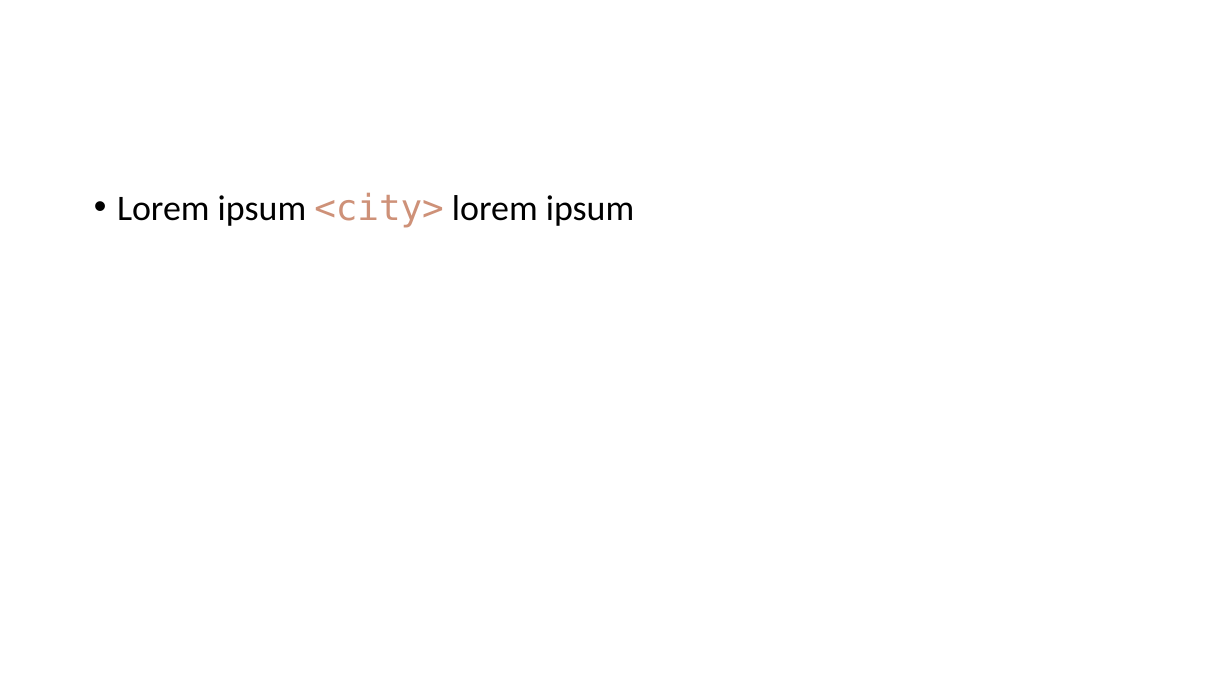
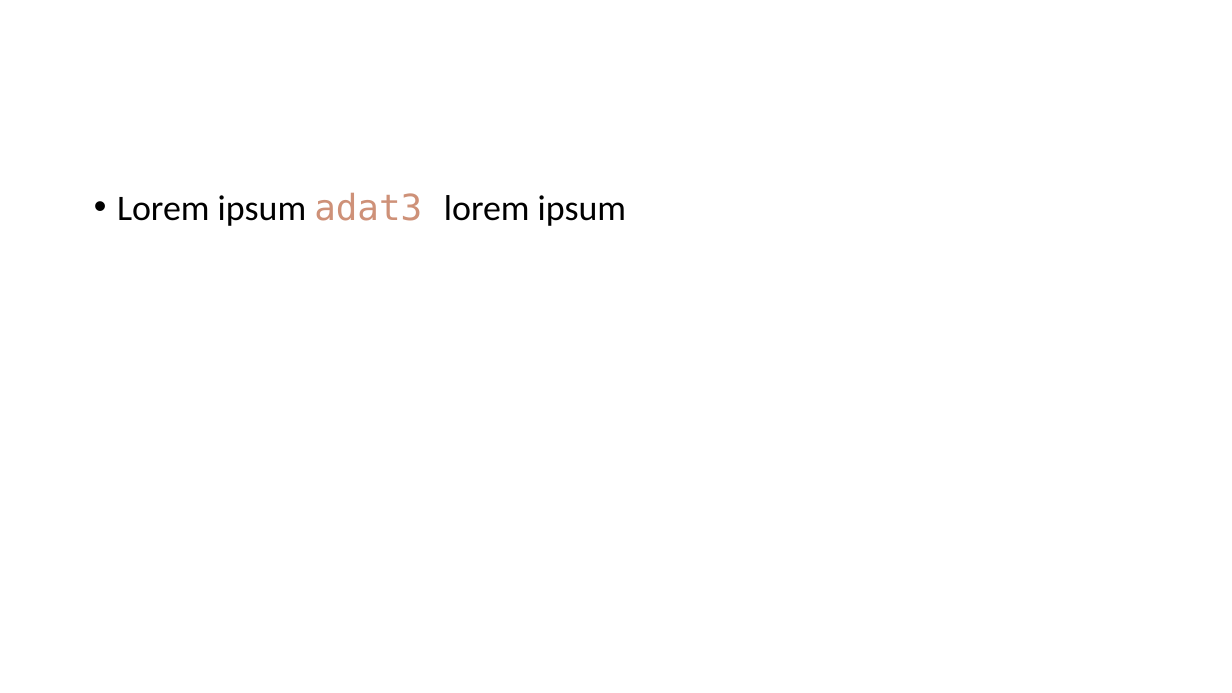
Before and after one commit to akosblack/ppt_script, a slide deck: slide 3 of input/your_presentation.pptx. Drawn at 1232x693 pixels with LibreOffice and Linux fonts; fonts in the diff are those of the drawing. Boxes give left, top, right and bottom in pixels: in the first picture for what was removed or moved away, otherwise in the second. Text is boxed around its words. In the diff, an @@ line names an element or a change of style, - is before the commit and + after.

```diff
--- a/input/your_presentation.pptx
+++ b/input/your_presentation.pptx
@@ text at [117,192,626,226]: text changed @@
-• Lorem ipsum <city> lorem ipsum
+• Lorem ipsum adat3 lorem ipsum
```
Also in this commit, not shown: 1 other slide changed, 1 slide added, 1 slide removed, 5 other files.
